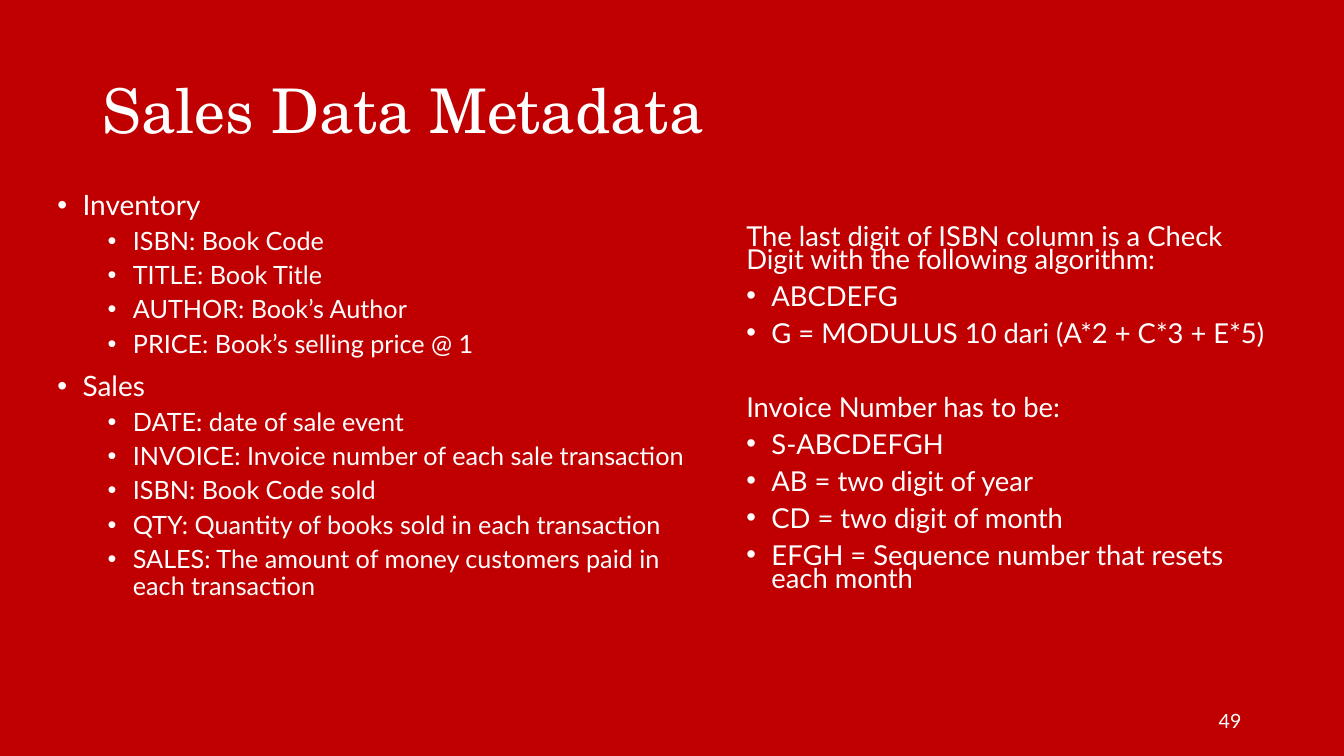
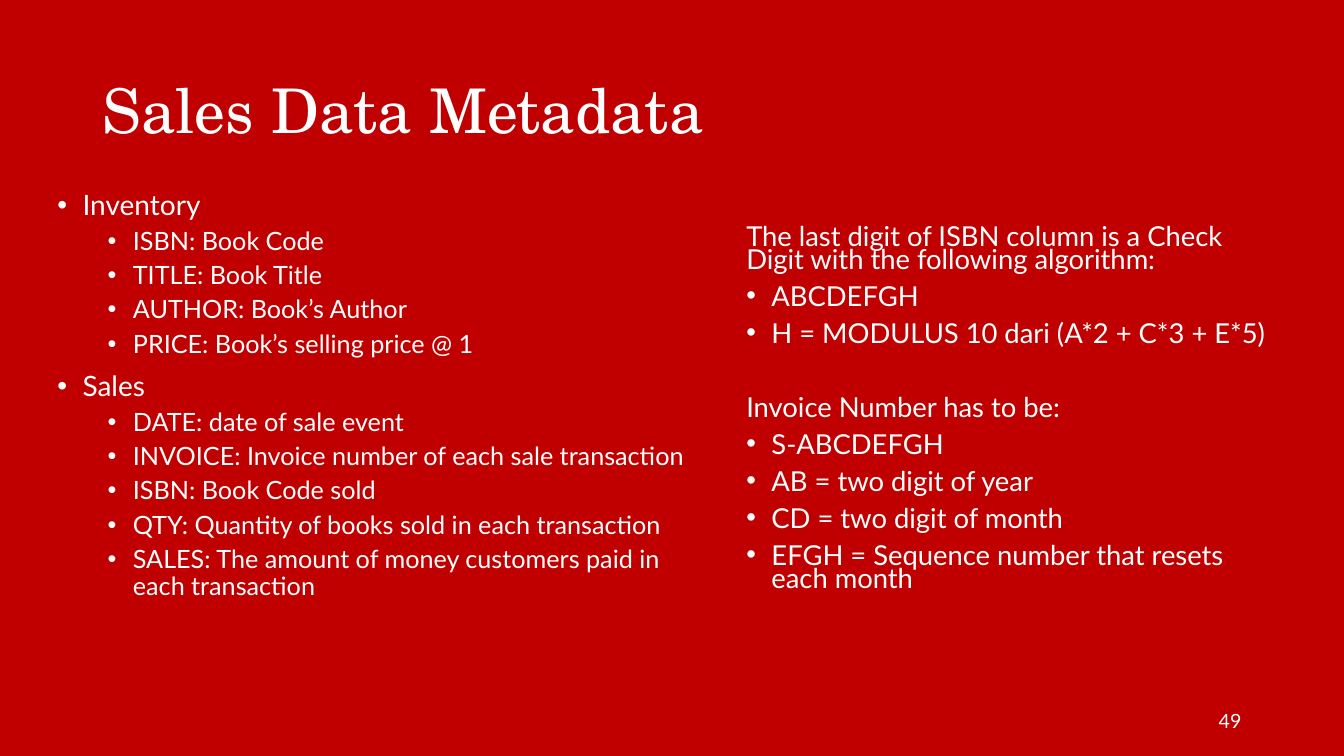
Before and after one commit to irfanradarma/Audit-SI, a slide deck: slide 49 of Slides/10 - Risiko dan Pengendalian.pptx. Drawn at 1344x756 pixels with LibreOffice and Linux fonts; fonts in the diff are those of the drawing; background and template pictures are left out. Boxes give left, top, right and bottom in pixels: in the first picture for what was removed or moved away, otherwise in the second. Text is boxed around its words. In the diff, an @@ line names an element or a change of style, - is before the commit and + after.

```diff
--- a/Slides/10 - Risiko dan Pengendalian.pptx
+++ b/Slides/10 - Risiko dan Pengendalian.pptx
@@ text at (771, 286, 1265, 347): text changed @@
-• ABCDEFG
-• G = MODULUS 10 dari (A*2 + C*3 + E*5)
+• ABCDEFGH
+• H = MODULUS 10 dari (A*2 + C*3 + E*5)
```
Also in this commit, not shown: 2 other slides changed, 1 other file.
